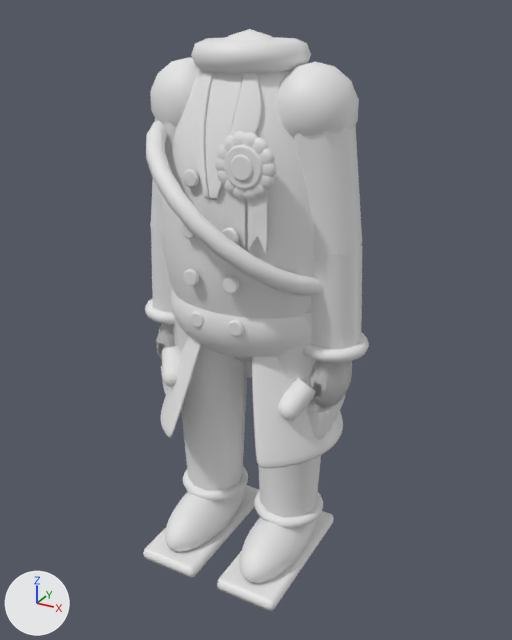
The FBX model EvolutionShop/Assets/EvolutionShop/Resources/Art/PeopleKit/PK_Body_guest.fbx: old version first, new version second.
Camera for both pictures: a camera (50 mm lens) standing at (0.689, -1.228, 1.183) and looking at (0.013, 0.001, 0.568). Every picture has the same lights, and +X, +Y and +Z are marked at lower left. The picture after the commit comes second. Where no turn or scale is listed for an object, it has been applied to the vertices. Vertices at exactly the same position are counted once.

In view in the first picture: 'ankle.L__base', 'ankle.R__base', 'elbow.L__base', 'elbow.R__base', 'hip.L__base', 'hip.R__base', 'hips__base', 'knee.L__base', 'knee.R__base', 'shoulder.L__base', 'shoulder.R__base', 'spine__base' and 8 more.
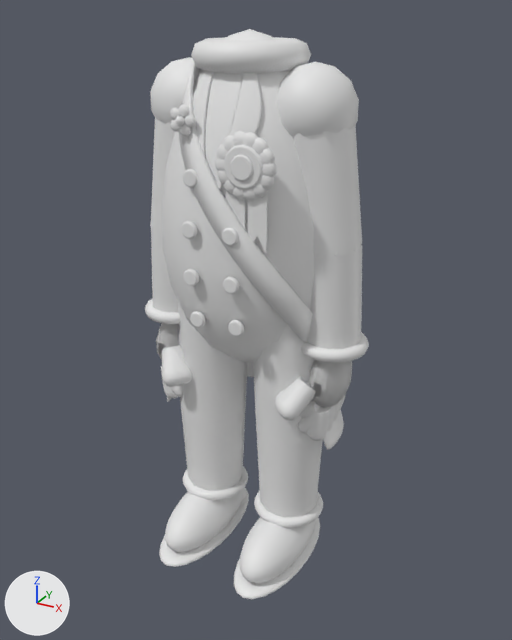
Where the change shows, as pixel boxes [x1, y1, x2, y2] in the pictures (512 x 640 px):
'spine__base', reshaped (14% narrower): before [146, 29, 322, 362]; after [162, 29, 314, 362]
'hips__base', reshaped (mostly hidden afterwards): before [160, 290, 343, 468]; after [167, 362, 344, 449]
'ankle.L__base', reshaped: before [217, 511, 334, 611]; after [234, 517, 320, 599]
'ankle.R__base', reshaped (22% narrower, 14% shorter): before [143, 485, 259, 577]; after [159, 488, 249, 567]
part 1 of me_ankle_r__base, added: after [159, 488, 249, 567]
part 2 of me_ankle_r__base, deleted: before [143, 485, 259, 577]
part 4 of me_ankle_l__base, added: after [234, 518, 320, 599]
part 5 of me_ankle_l__base, deleted: before [217, 511, 334, 611]
part 6 of me_spine__base, added: after [184, 114, 196, 128]
part 7 of me_spine__base, added: after [178, 105, 190, 118]
part 8 of me_spine__base, added: after [170, 107, 180, 120]
part 9 of me_spine__base, added: after [171, 120, 180, 132]
part 10 of me_spine__base, added: after [179, 123, 191, 136]
part 11 of me_spine__base, added: after [176, 116, 185, 126]
part 12 of me_spine__base, rebuilt (24% narrower, 61% taller): before [146, 121, 322, 296]; after [179, 61, 313, 343]
'hip.L__base', unchanged, uncovered by the edit: before [276, 312, 317, 385]; after [253, 326, 315, 443]

Edits to the bpy script that builds the scene:
```text
Change me_ankle_r__base:
    remove me_ankle_r__base.from_pydata(...)  # 322 vertices, 342 faces; spans x -0.173..-0.029, y -0.217..0.121, z -0.003..0.118
    add me_ankle_r__base.from_pydata(...)  # 588 vertices, 630 faces; spans x -0.175..-0.027, y -0.218..0.123, z -0.003..0.118
    me_ankle_r__base part 1: a new loose piece, a UV sphere (24 segments, 12 rings, poles along z) spanning x -0.175..-0.027, y -0.218..0.123, z -0.003..0.032, in mat_pk_gloss_f4c04e (white #e7e7e7)
    me_ankle_r__base part 2: 56 vertices removed from x -0.173..-0.029, y -0.217..0.121, z 0.0..0.03
    other edits to the shape of me_ankle_r__base do not show in these pictures
Change me_spine__base:
    remove me_spine__base.from_pydata(...)  # 6860 vertices, 6772 faces; spans x -0.199..0.199, y -0.211..0.211, z 0.476..1.148
    add me_spine__base.from_pydata(...)  # 7208 vertices, 7168 faces; spans x -0.194..0.194, y -0.163..0.162, z 0.476..1.148
    me_spine__base part 6: a new loose piece, a UV sphere (10 segments, 5 rings, poles along z) spanning x -0.062..-0.039, y -0.137..-0.126, z 0.984..1.009, in mat_pk_gloss_ff7a7a (white #e7e7e7)
    me_spine__base part 7: a new loose piece, a UV sphere (10 segments, 5 rings, poles along z) spanning x -0.073..-0.051, y -0.137..-0.126, z 1.0..1.025, in mat_pk_gloss_ff7a7a (white #e7e7e7)
    me_spine__base part 8: a new loose piece, a UV sphere (10 segments, 5 rings, poles along z) spanning x -0.092..-0.07, y -0.137..-0.126, z 0.994..1.019, in mat_pk_gloss_ff7a7a (white #e7e7e7)
    me_spine__base part 9: a new loose piece, a UV sphere (10 segments, 5 rings, poles along z) spanning x -0.092..-0.07, y -0.137..-0.126, z 0.975..0.999, in mat_pk_gloss_ff7a7a (white #e7e7e7)
    me_spine__base part 10: a new loose piece, a UV sphere (10 segments, 5 rings, poles along z) spanning x -0.073..-0.051, y -0.137..-0.126, z 0.969..0.993, in mat_pk_gloss_ff7a7a (white #e7e7e7)
    me_spine__base part 11: a new loose piece, a UV sphere (10 segments, 5 rings, poles along z) spanning x -0.075..-0.059, y -0.146..-0.129, z 0.988..1.006, in mat_pk_gloss_ffc93c (white #e7e7e7)
    me_spine__base part 12: the loose piece of 192 vertices spanning x -0.199..0.199, y -0.211..0.211, z 0.669..0.988 is rebuilt with 288 vertices and now spans x -0.138..0.172, y -0.159..0.162, z 0.535..1.106
    add me_spine__base.materials.append(mat_pk_gloss_ff7a7a)  # white #e7e7e7
    add me_spine__base.materials.append(mat_pk_gloss_ffc93c)  # white #e7e7e7
Change me_hips__base:
    remove me_hips__base.from_pydata(...)  # 2492 vertices, 2512 faces; spans x -0.213..0.213, y -0.163..0.193, z 0.32..0.706
    add me_hips__base.from_pydata(...)  # 2492 vertices, 2512 faces; spans x -0.214..0.214, y -0.126..0.198, z 0.32..0.706
    me_hips__base part 3: 15 vertices moved within x -0.175..0.175, y -0.007..0.119, z 0.404..0.543; 2329 vertices removed from x -0.213..0.213, y -0.163..0.193, z 0.32..0.627; 2329 vertices added at x -0.214..0.214, y -0.126..0.198, z 0.32..0.627
Change me_ankle_l__base:
    remove me_ankle_l__base.from_pydata(...)  # 322 vertices, 342 faces; spans x 0.029..0.173, y -0.217..0.121, z -0.003..0.118
    add me_ankle_l__base.from_pydata(...)  # 588 vertices, 630 faces; spans x 0.027..0.175, y -0.218..0.123, z -0.003..0.118
    me_ankle_l__base part 4: a new loose piece, a UV sphere (24 segments, 12 rings, poles along z) spanning x 0.027..0.175, y -0.218..0.123, z -0.003..0.032, in mat_pk_gloss_f4c04e (white #e7e7e7)
    me_ankle_l__base part 5: 56 vertices removed from x 0.029..0.173, y -0.217..0.121, z 0.0..0.03
    other edits to the shape of me_ankle_l__base do not show in these pictures
```
